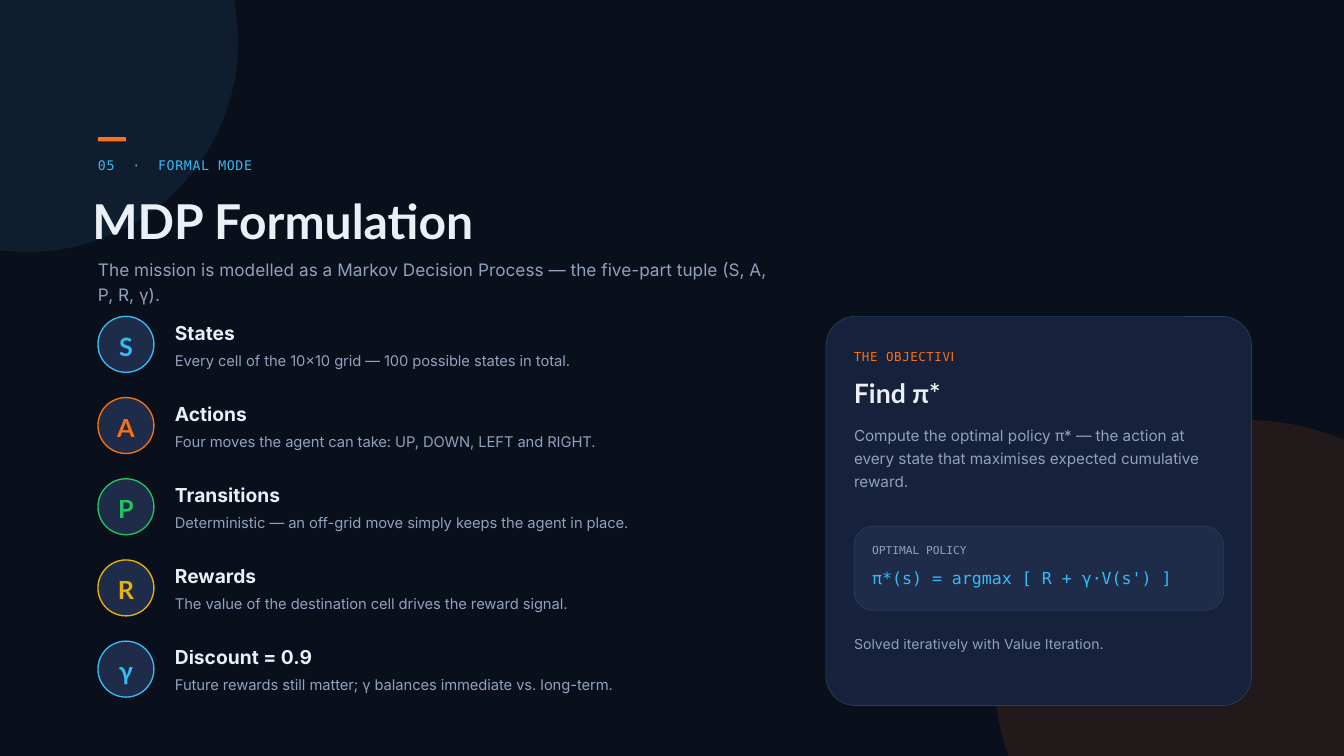
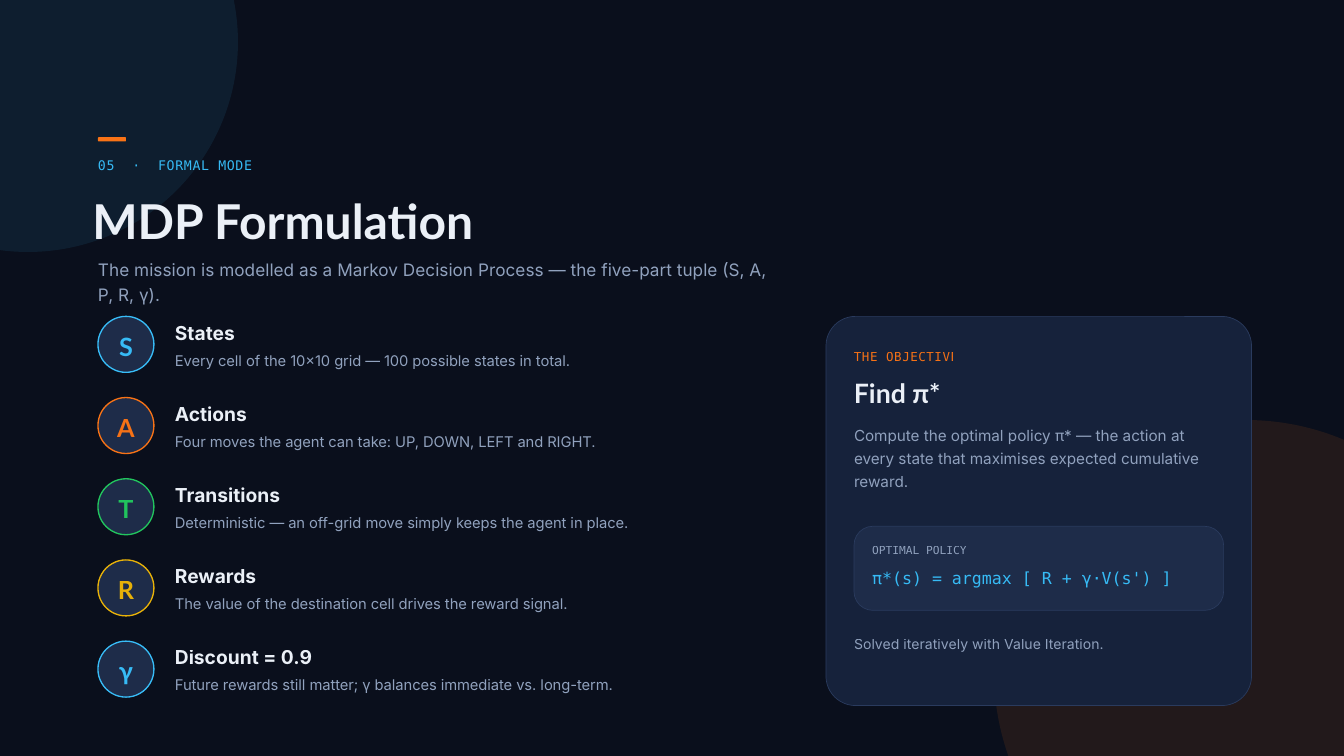
Before and after one commit to Rokib-Hasan-Oli/CSE440_Group_5_Autonomous_Volcanic_Exploration_MDP, a slide deck: slide 5 of others/Volcano_MDP_Final_Presentation.pptx. Drawn at 1344x756 pixels with LibreOffice and Linux fonts; fonts in the diff are those of the drawing. Boxes give left, top, right and bottom in pixels: in the first picture for what was removed or moved away, otherwise in the second. Text is boxed around its words. In the diff, an @@ line names an element or a change of style, - is before the commit and + after.

Commit message:
Fix error in Volcano_MDP_Final_Presentation

```diff
--- a/others/Volcano_MDP_Final_Presentation.pptx
+++ b/others/Volcano_MDP_Final_Presentation.pptx
@@ text at (118, 500, 133, 518): text changed @@
-P
+T
```
